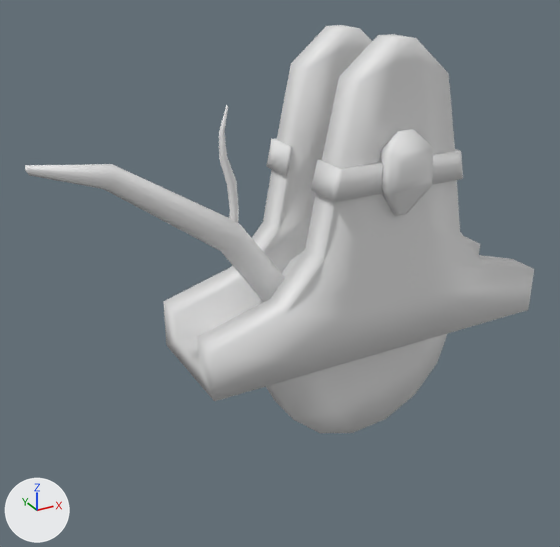
One commit to the FBX model Assets/FBX/Puzzle/Lever.fbx: the scene before it, then after it.
Both versions are drawn from a 50 mm lens placed at (-1.157, -1.642, 1.06), pointed at (-0.225, 0.054, 0.212). The axes (+X, +Y, +Z) are drawn at lower left. The lights are the same throughout. Both versions are drawn at frame 15 of the action 'LeverGemHolds|LeverStickAnimation'; the numbers are the values there.

Objects in the first picture: 'LeverBody', 'LeverGemHolds', 'LeverGems', 'LeverStick'.
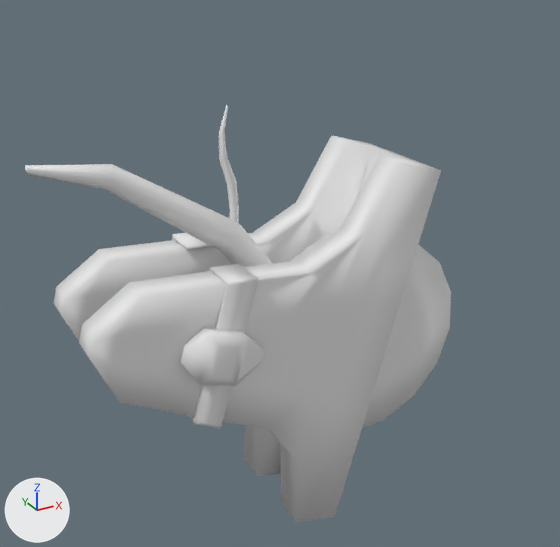
Diff of the bpy script that builds the scene:
```diff
--- a/Assets/FBX/Puzzle/Lever.fbx.py
+++ b/Assets/FBX/Puzzle/Lever.fbx.py
@@ ob_leverbody @@
 ob_leverbody.location = (0.0, 0.0, 0.0)
-ob_leverbody.rotation_euler = (1.571, 0.0, 0.0)  # degrees (90, 0, 0)
+ob_leverbody.rotation_euler = (1.571, -1.29, 0.0)  # degrees (90, -74, 0)
@@ ob_levergemholds @@
 ob_levergemholds.location = (0.0, 0.0, 0.0)
-ob_levergemholds.rotation_euler = (1.571, 0.0, 0.0)  # degrees (90, 0, 0)
+ob_levergemholds.rotation_euler = (1.571, -1.29, 0.0)  # degrees (90, -74, 0)
@@ ob_levergems @@
 ob_levergems.location = (0.0, 0.0, 0.0)
-ob_levergems.rotation_euler = (1.571, 0.0, 0.0)  # degrees (90, 0, 0)
+ob_levergems.rotation_euler = (1.571, -1.29, 0.0)  # degrees (90, -74, 0)
```

What differs and where, as boxes [x1, y1, x2, y2] in the pictures (560 x 547 px):
'LeverBody', turned: before [164, 25, 534, 401]; after [54, 135, 441, 522]
'LeverGemHolds', turned: before [267, 138, 463, 202]; after [172, 233, 258, 429]
'LeverGems', turned: before [381, 129, 434, 216]; after [181, 328, 265, 386]
